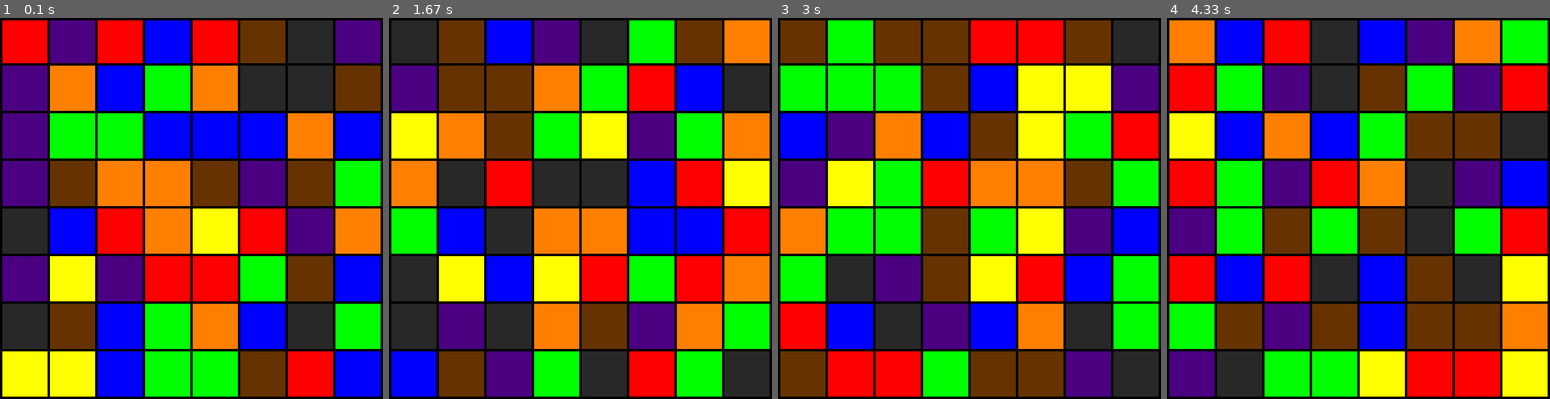
Above: before the commit, frames 1-4 (left to right).
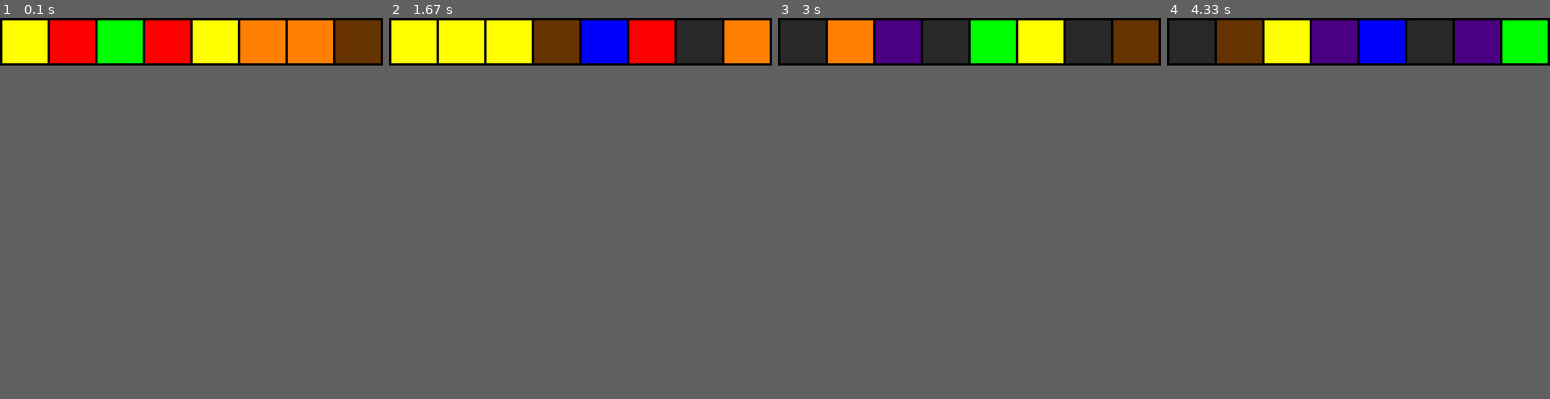
Above: after the commit, the same moments.

Repository: jduffey/watchgirl
Game: pygame game, started from pygametest.py
Same seed, same stepped clock (60 frames per second), same inputs: the game is played once before the commit and once after it.
Inputs:
- Up to frame 1 (0.1 s): no input
- Up to frame 2 (1.67 s): no input
- Up to frame 3 (3 s): no input
- Up to frame 4 (4.33 s): no input
In our replay, the window is 805x800 before the commit and 805x100 after it. These sizes can differ from the game's own. Grey fills any space a smaller window leaves; there, only what the larger window draws over its background counts as a difference.

The runs differ from the first frame. In frame 1, 83% of the frame differs, in the area x 0-100%, y 0-100%; in frame 2, 83%; in frame 3, 80%; in frame 4, 81%.

Commit message:
Color of squares based on hashing library instead of random numbers

Diff:
--- a/pygametest.py
+++ b/pygametest.py
@@ -2,16 +2,18 @@
 from pygame.locals import *
 import time
 import random
+import jedhash
 
+SECRET = "PRIVATE_KEY_GOES_HERE"
+PERIOD_IN_SECONDS = 1
 
 WINDOW_TITLE = 'Identifier #580CD2E889BD - Onett Art Museum Main Entrance'
 
 BORDER_THICKNESS = 5
 SQUARE_WIDTH = 100
-PERIOD_IN_SECONDS = 1
 
 NUMBER_OF_COLUMNS = 8
-NUMBER_OF_ROWS = 8
+NUMBER_OF_ROWS = 1
 
 APP_X_SIZE = NUMBER_OF_COLUMNS * SQUARE_WIDTH
 APP_Y_SIZE = NUMBER_OF_ROWS * SQUARE_WIDTH
@@ -29,24 +31,25 @@
 MY_WHITE = (255, 255, 255)
 
 
-def getRandomColor():
-    randnum = random.randint(0,7)
-    if randnum == 0:
+def getColor(currentDigest, whichSquareInCurrentRow):
+    digitToAssess = currentDigest[whichSquareInCurrentRow]
+    if digitToAssess == '0' or digitToAssess == '8':
         nextColor = MY_RED
-    if randnum == 1:
+    if digitToAssess == '1' or digitToAssess == '9':
         nextColor = MY_ORANGE
-    if randnum == 2:
+    if digitToAssess == '2' or digitToAssess == 'a':
         nextColor = MY_YELLOW
-    if randnum == 3:
+    if digitToAssess == '3' or digitToAssess == 'b':
         nextColor = MY_GREEN
-    if randnum == 4:
+    if digitToAssess == '4' or digitToAssess == 'c':
         nextColor = MY_BLUE
-    if randnum == 5:
+    if digitToAssess == '5' or digitToAssess == 'd':
         nextColor = MY_VIOLET
-    if randnum == 6:
+    if digitToAssess == '6' or digitToAssess == 'e':
         nextColor = MY_BROWN
-    if randnum == 7:
+    if digitToAssess == '7' or digitToAssess == 'f':
         nextColor = MY_GREY
+    print(digitToAssess)
     return nextColor
 
 def drawHorizontalBorders():
@@ -58,8 +61,11 @@
     for i in range(0, NUMBER_OF_COLUMNS + 1):
         pygame.draw.rect(screen, MY_BLACK, (i * APP_X_SIZE/NUMBER_OF_COLUMNS, 0, BORDER_THICKNESS, APP_Y_SIZE))
 
-def drawColorSquare(whichSquareInCurrentRow, whichRow):
-    pygame.draw.rect(screen, getRandomColor(), (whichSquareInCurrentRow * APP_X_SIZE/NUMBER_OF_COLUMNS, whichRow * APP_Y_SIZE / NUMBER_OF_ROWS, (whichSquareInCurrentRow + 1) * APP_X_SIZE/NUMBER_OF_COLUMNS, (whichRow + 1) * APP_Y_SIZE / NUMBER_OF_ROWS))
+def drawColorSquare(whichSquareInCurrentRow, whichRow, currentDigest):
+    pygame.draw.rect(screen, getColor(currentDigest, whichSquareInCurrentRow), (whichSquareInCurrentRow * APP_X_SIZE/NUMBER_OF_COLUMNS, whichRow * APP_Y_SIZE / NUMBER_OF_ROWS, (whichSquareInCurrentRow + 1) * APP_X_SIZE/NUMBER_OF_COLUMNS, (whichRow + 1) * APP_Y_SIZE / NUMBER_OF_ROWS))
+
+def generateDigestForCurrentTime():
+    return jedhash.returnTheHash(SECRET, PERIOD_IN_SECONDS)
 
 screen = pygame.display.set_mode((APP_X_SIZE + BORDER_THICKNESS, APP_Y_SIZE))
 pygame.display.set_caption(WINDOW_TITLE)
@@ -74,14 +80,18 @@
 
 while isDrawingActive:
 
+    currentDigest = generateDigestForCurrentTime()
+    print(time.time())
+    print(currentDigest)
+
     for whichRow in range(0, NUMBER_OF_ROWS):
         for whichSquareInCurrentRow in range(0, NUMBER_OF_COLUMNS):
-            drawColorSquare(whichSquareInCurrentRow, whichRow)
+            drawColorSquare(whichSquareInCurrentRow, whichRow, currentDigest)
 
     drawHorizontalBorders()
     drawVerticalBorders()
 
-    print(time.time())
+    #print(time.time())
 
     pygame.display.flip()
 
